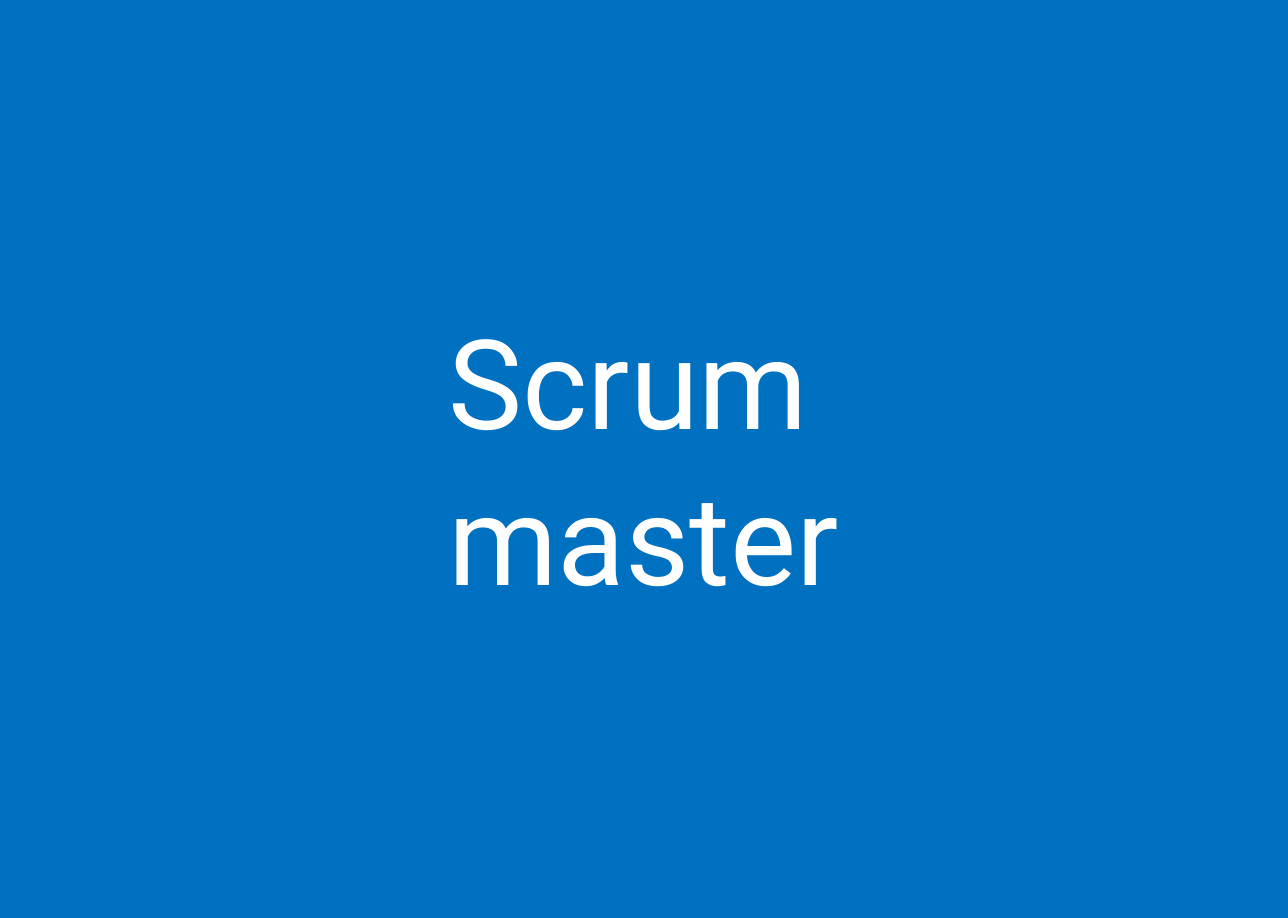
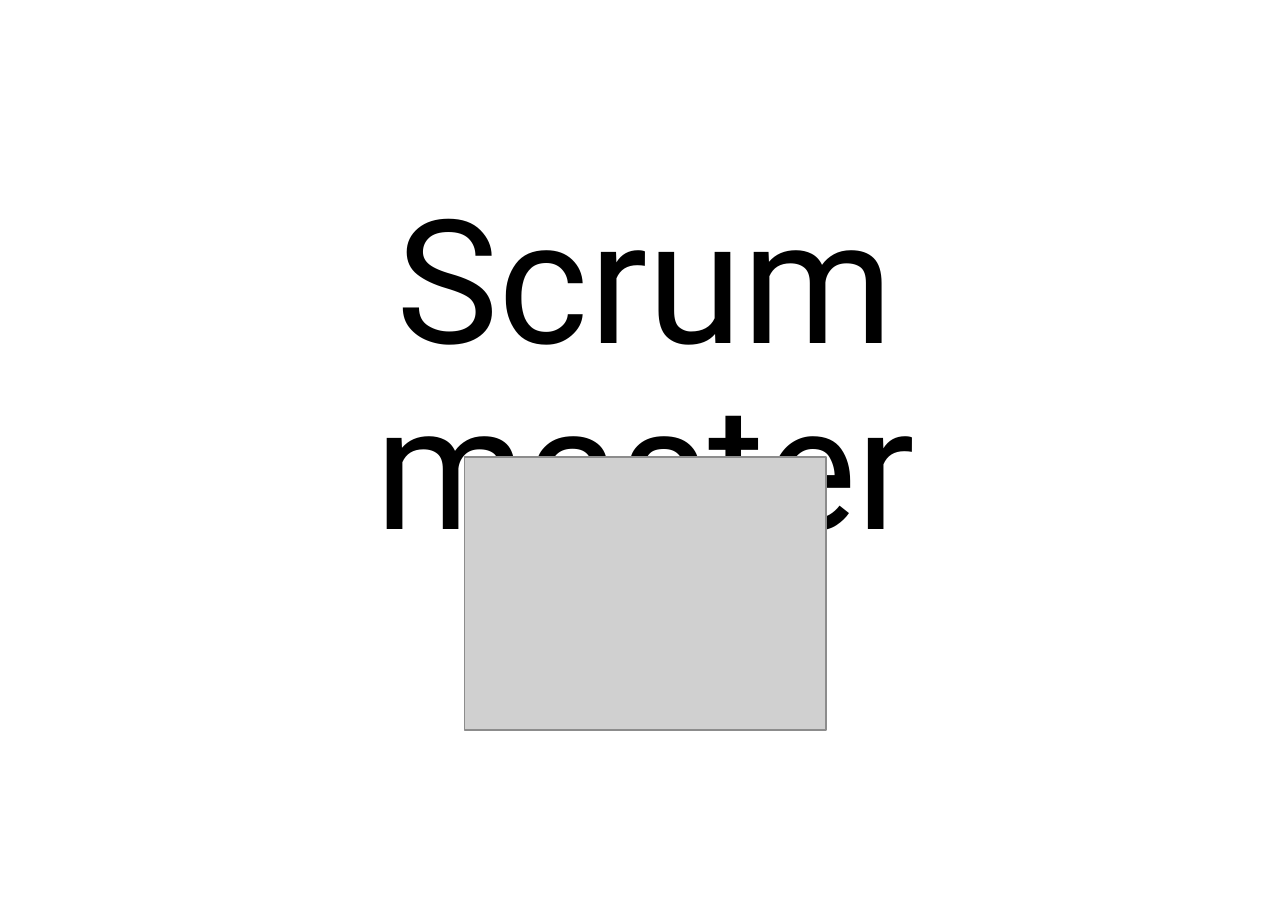
Before and after one commit to ScrumFacilitators/Exploring-Self-Management, a slide deck: slide 13 of Exploring Self-Management.pptx. Drawn at 1288x918 pixels with LibreOffice and Linux fonts; fonts in the diff are those of the drawing; grey boxes stand for pictures; background and template pictures are left out. Boxes give left, top, right and bottom in pixels: in the first picture for what was removed or moved away, otherwise in the second. Text is boxed around its words. In the diff, an @@ line names an element or a change of style, - is before the commit and + after.

```diff
--- a/Exploring Self-Management.pptx
+++ b/Exploring Self-Management.pptx
@@ background #0070C0 to picture (left out) @@
@@ text at [375, 218, 915, 569]: text changed; size 59.3 to 82 pt; text colour #FFFFFF to #000000 @@
-Scrum
-master
+Scrum master
@@ picture added at [465, 458, 827, 730] @@
```
Also in this commit, not shown: 53 other slides changed, 1 slide added, 1 slide removed, 1 other file.
